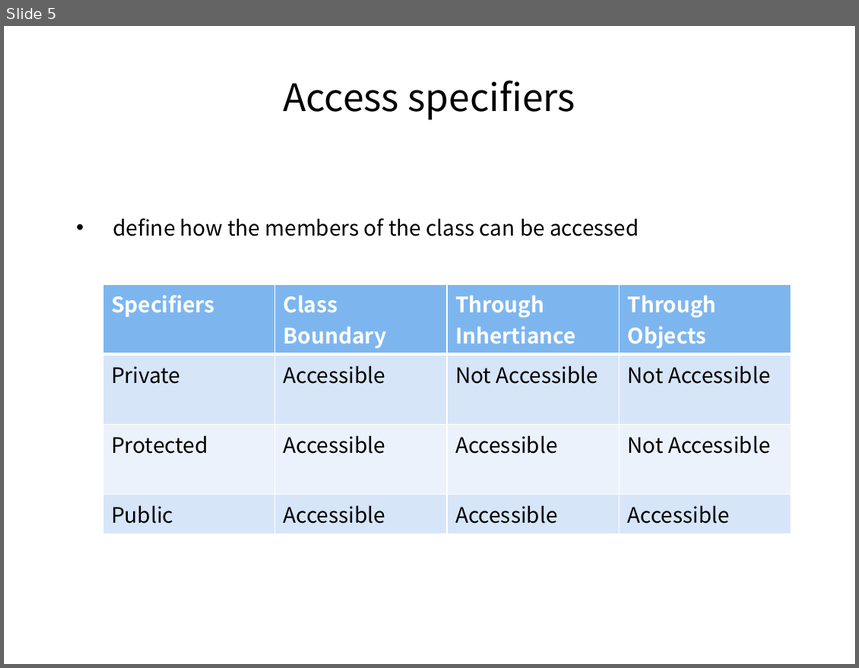
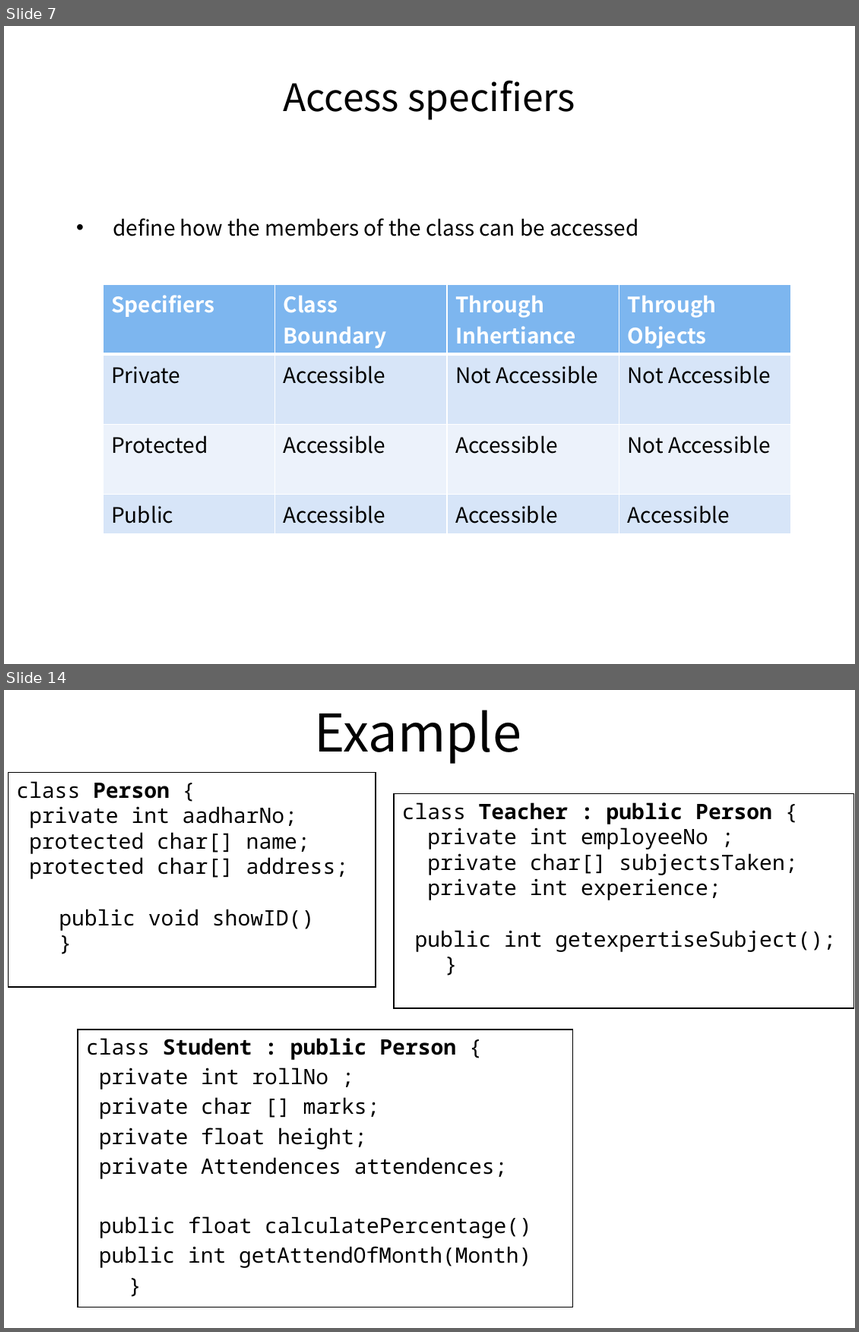
Before and after one commit to pankajfri/Training-Materials, a slide deck: Objected Oriented Programming Concepts Using C++ & Data Structures/Session-2.pptx. Shown one above the other, each under a label of ours: slide 5 before the commit, slides 7 and 14 after it; the slides between them are not shown. The pictures are 859x668 and 859x1332 pixels, drawn with LibreOffice and Linux fonts; fonts in the diff are those of the drawing. Boxes give left, top, right and bottom in pixels: in the first picture for what was removed or moved away, otherwise in the second. Text is boxed around its words. In the diff, an @@ line names an element or a change of style, - is before the commit and + after.

```diff
--- a/Objected Oriented Programming Concepts Using C++ & Data Structures/Session-2.pptx
+++ b/Objected Oriented Programming Concepts Using C++ & Data Structures/Session-2.pptx
@@ slide 14 added at (4,690,855,1328), background #FFFFFF @@
@@ title added at (314,710,522,764), 44 pt, text #000000 @@
+Example
@@ rectangle added at (9,773,376,987), fill #FFFFFF, outline #000000 1 pt, 18 pt, text #000000 @@
+class Person {
+private int aadharNo;
+protected char[] name;
+protected char[] address;
+  public void showID()
+  }
@@ rectangle added at (394,794,854,1008), fill #FFFFFF, outline #000000 1 pt, 18 pt, text #000000 @@
+class Teacher : public Person {
+private int employeeNo ;
+private char[] subjectsTaken;
+private int experience;
+public int getexpertiseSubject();
+  }
@@ text added at (86,1038,532,1268), 18 pt, text #000000 @@
+class Student : public Person {
+private int rollNo ;
+private char [] marks;
+private float height;
+private Attendences attendences;
+public float calculatePercentage()
+public int getAttendOfMonth(Month)
+  }
@@ what was slide 5 is now slide 7 @@
```
Also in this commit, not shown: 3 slides changed, 9 other slides added, 6 slides removed, 26 other files.
